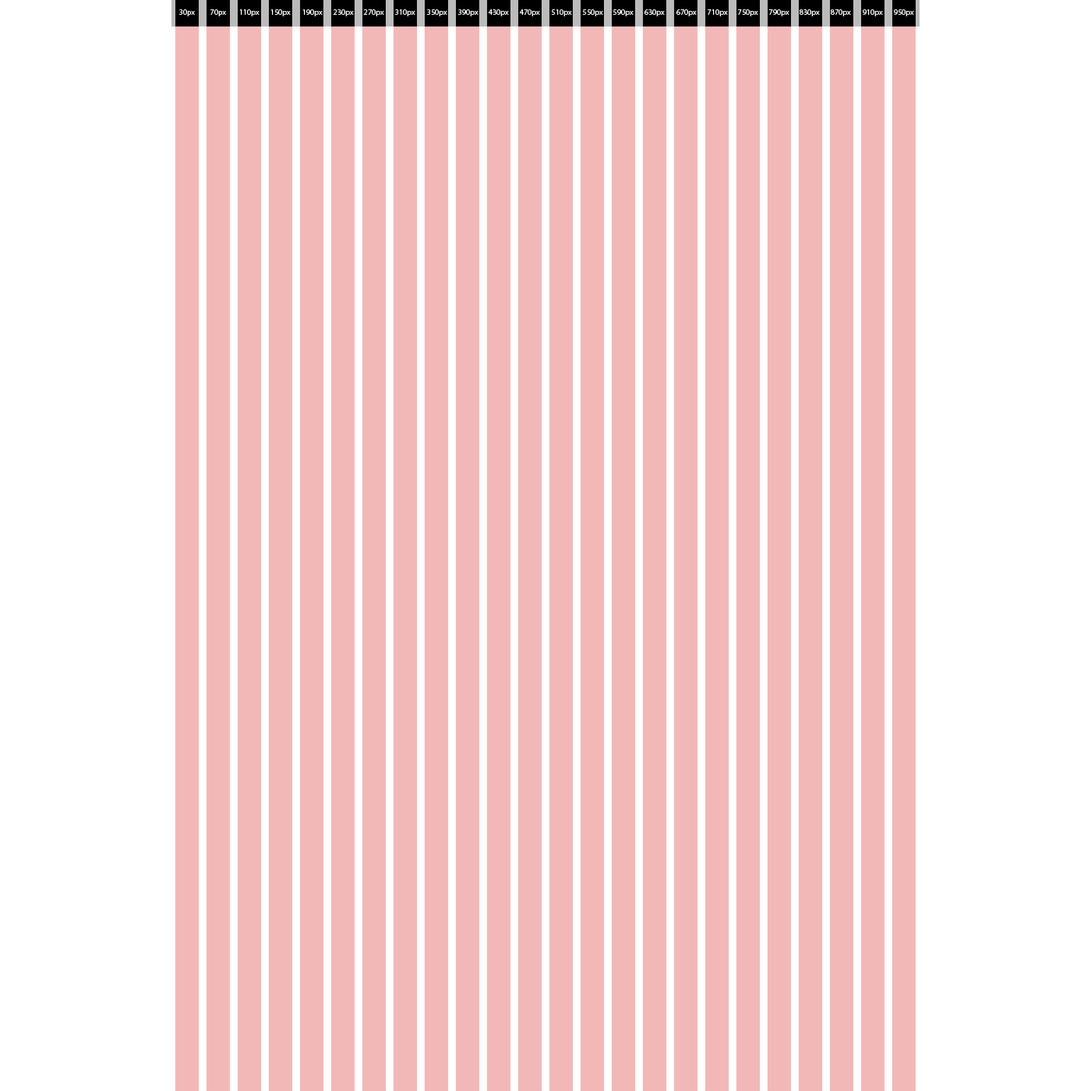
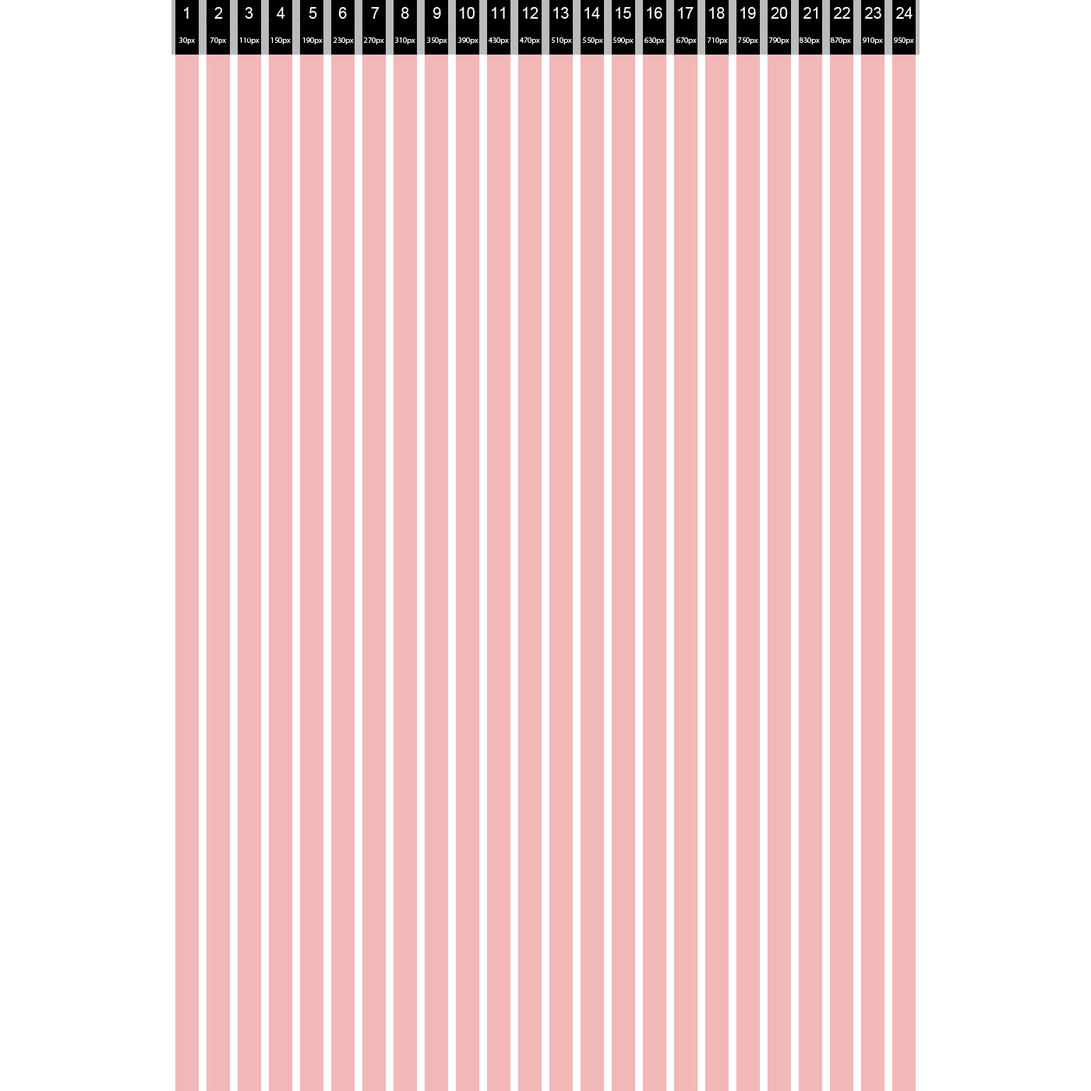
Layers edited between the first and the second 1091 × 1091 image:
painted on "Gráfico 24 Colunas" over [left=171, top=7, right=920, bottom=55]
